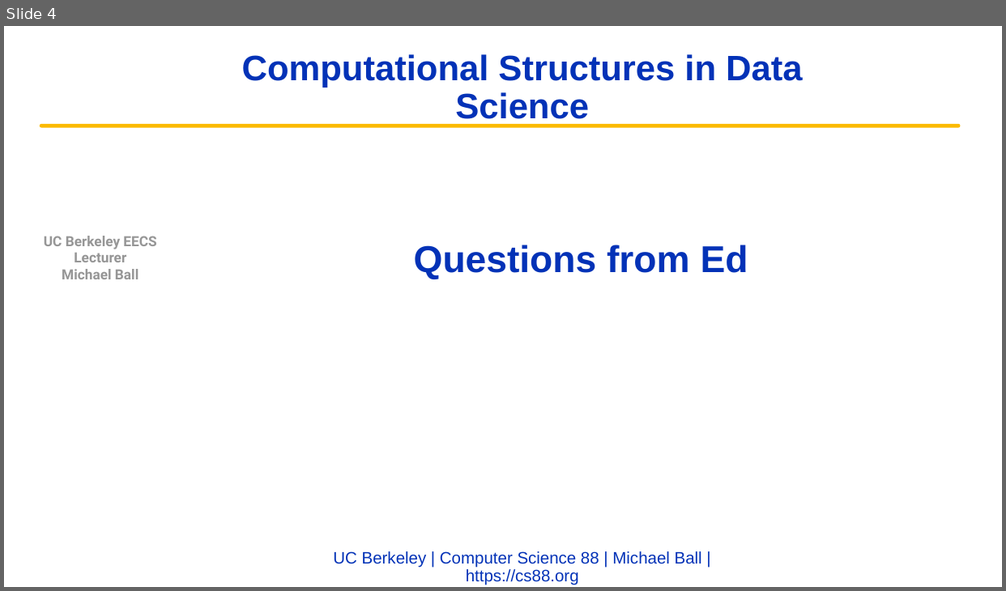
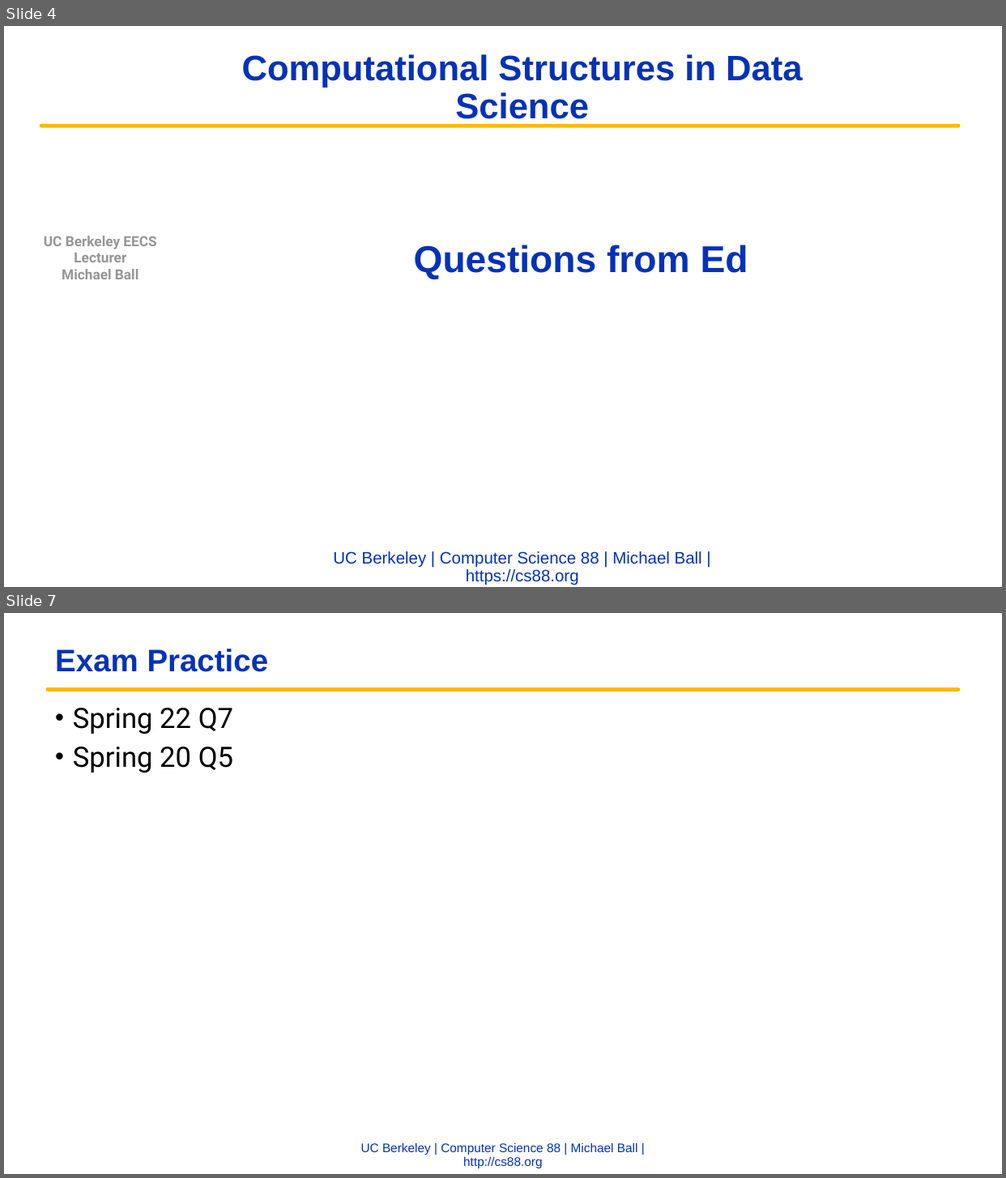
Before and after one commit to cs88-website/fa22, a slide deck: assets/slides/fa22/16-Midterm_Review.pptx. Shown one above the other, each under a label of ours: slide 4 before the commit, slides 4 and 7 after it; the slides between them are not shown. The pictures are 1006x591 and 1006x1178 pixels, drawn with LibreOffice and Linux fonts; fonts in the diff are those of the drawing; background and template pictures are left out. Boxes give left, top, right and bottom in pixels: in the first picture for what was removed or moved away, otherwise in the second. Text is boxed around its words. In the diff, an @@ line names an element or a change of style, - is before the commit and + after.

```diff
--- a/assets/slides/fa22/16-Midterm_Review.pptx
+++ b/assets/slides/fa22/16-Midterm_Review.pptx
@@ slide 7 added at [4, 613, 1002, 1174], background #FFFFFF @@
@@ title added at [55, 649, 269, 672], 30 pt, text #0332B7, bold @@
+Exam Practice
@@ freeform shape added at [48, 689, 958, 689], outline #FBBA03 3.75 pt @@
@@ text added at [73, 708, 233, 773], 27 pt, text #000000 @@
+• Spring 22 Q7
+• Spring 20 Q5
@@ text added at [361, 1144, 638, 1169], 12 pt, text #0332B7 @@
+UC Berkeley | Computer Science 88 | Michael Ball | http://cs88.org
```
Also in this commit, not shown: 1 slide changed, 3 other slides added, 1 other file.
